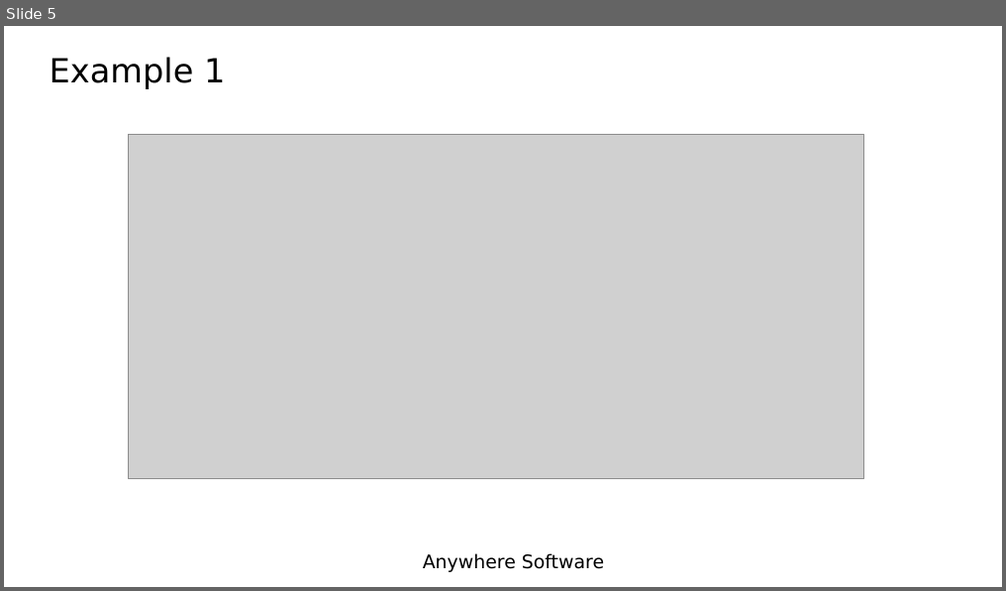
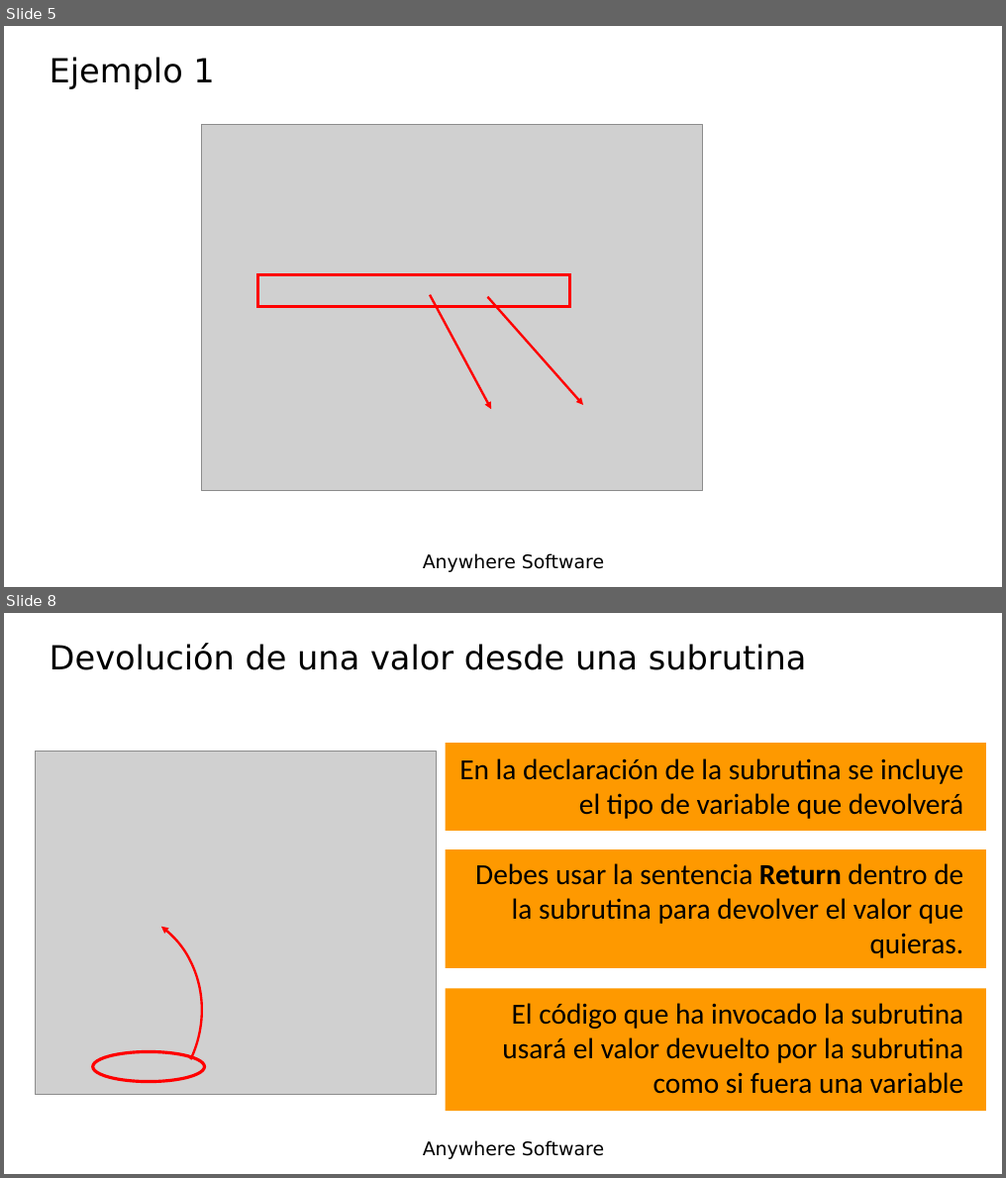
Before and after one commit to Lamashino/Teaching-B4J, a slide deck: Tema 8 - Subrutinas/Lesson8 - Subroutines.pptx. Shown one above the other, each under a label of ours: slide 5 before the commit, slides 5 and 8 after it; the slides between them are not shown. The pictures are 1006x591 and 1006x1178 pixels, drawn with LibreOffice and Linux fonts; fonts in the diff are those of the drawing; grey boxes stand for pictures; background and template pictures are left out. Boxes give left, top, right and bottom in pixels: in the first picture for what was removed or moved away, otherwise in the second. Text is boxed around its words. In the diff, an @@ line names an element or a change of style, - is before the commit and + after.

```diff
--- a/Tema 8 - Subrutinas/Lesson8 - Subroutines.pptx
+++ b/Tema 8 - Subrutinas/Lesson8 - Subroutines.pptx
@@ slide 8 added at [4, 613, 1002, 1174], background picture (left out); not listed: 1 template element that a slide beside it also shows @@
@@ title added at [50, 643, 807, 670], 32 pt, text #000000 @@
+Devolución de una valor desde una subrutina
@@ picture added at [35, 752, 437, 1095] @@
@@ rectangle added at [445, 743, 986, 831], fill #FE9900 @@
@@ text added at [459, 759, 964, 1094], 28 pt, text #000000 @@
+En la declaración de la subrutina se incluye el tipo de variable que devolverá
+Debes usar la sentencia Return dentro de la subrutina para devolver el valor que quieras.
+El código que ha invocado la subrutina usará el valor devuelto por la subrutina como si fuera una variable
@@ rectangle added at [445, 850, 986, 967], fill #FE9900 @@
@@ arc (boxed as its full ellipse) added at [4, 864, 246, 1171], outline #FF0000 2.25 pt @@
@@ rectangle added at [445, 989, 986, 1112], fill #FE9900 @@
@@ ellipse added at [93, 1053, 205, 1082], outline #FF0000 3 pt @@
@@ slide 5 changed as well @@
@@ title at [50, 57, 214, 89]: text changed @@
-Example 1
+Ejemplo 1
@@ picture: place and size @@
-picture at [129, 135, 864, 478]
+picture at [201, 125, 702, 491]
@@ rectangle added at [257, 274, 570, 307], outline #FF0000 3 pt @@
@@ arrow added from (430, 294) to (491, 409), #FF0000 2.25 pt @@
@@ arrow added from (487, 297) to (583, 405), #FF0000 2.25 pt @@
```
Also in this commit, not shown: 3 other slides changed, 6 other slides added, 7 slides removed, 2 other files.
